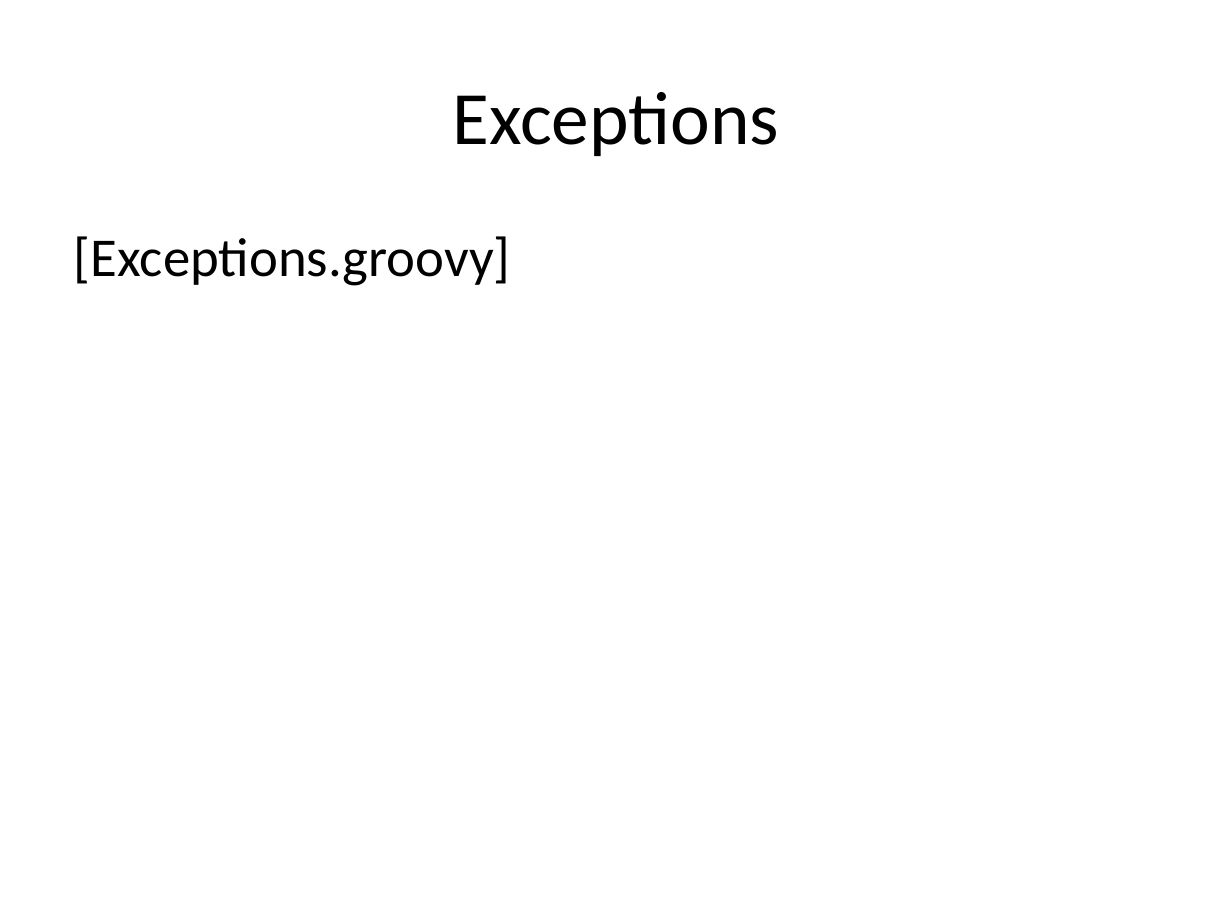
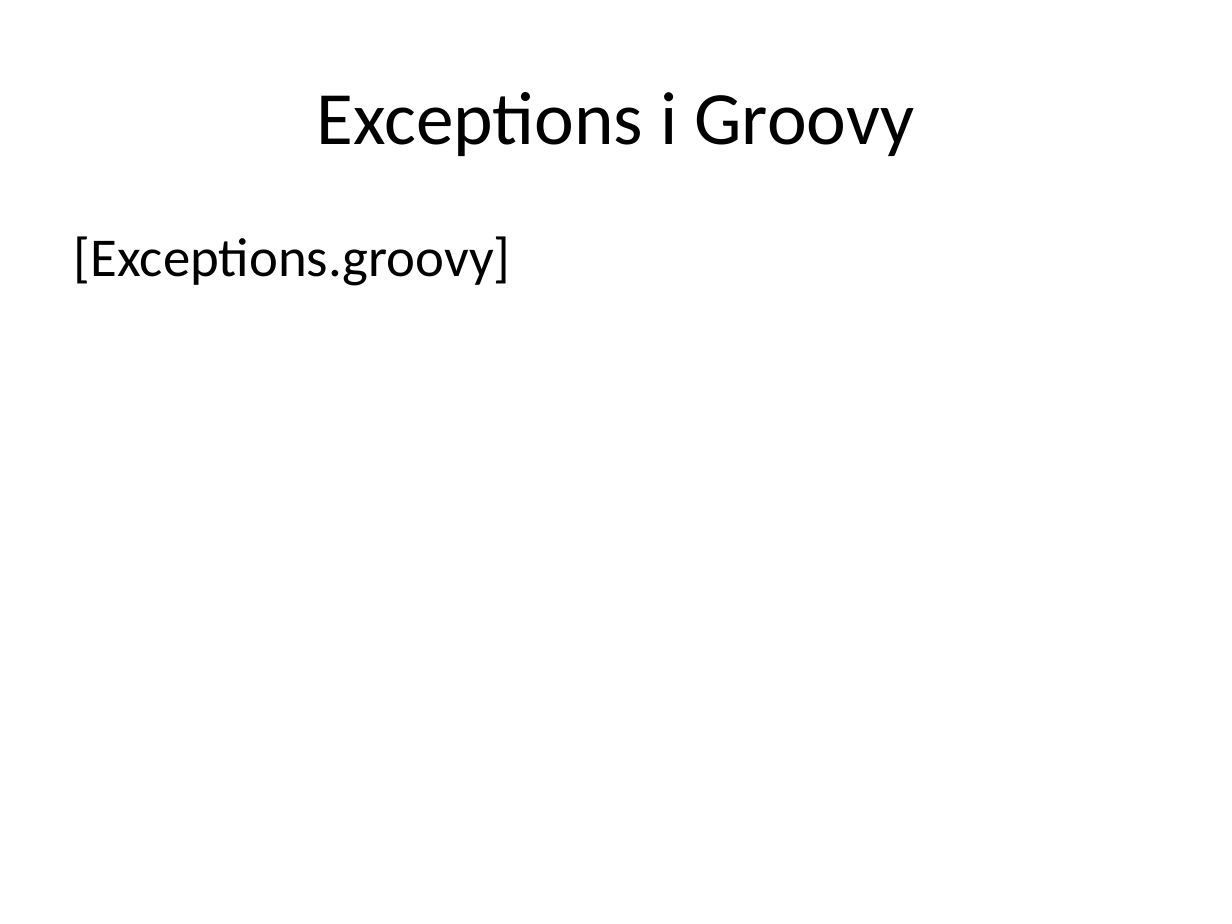
Before and after one commit to me97esn/groovyseminarium, a slide deck: slide 22 of groovyseminarie/dokument/groovyseminarium_source.pptx. Drawn at 1232x924 pixels with LibreOffice and Linux fonts; fonts in the diff are those of the drawing. Boxes give left, top, right and bottom in pixels: in the first picture for what was removed or moved away, otherwise in the second. Text is boxed around its words. In the diff, an @@ line names an element or a change of style, - is before the commit and + after.

```diff
--- a/groovyseminarie/dokument/groovyseminarium_source.pptx
+++ b/groovyseminarie/dokument/groovyseminarium_source.pptx
@@ title at (317, 92, 915, 156): text changed @@
-Exceptions
+Exceptions i Groovy
```
Also in this commit, not shown: 5 other slides changed, 9 slides added, 6 other files.
